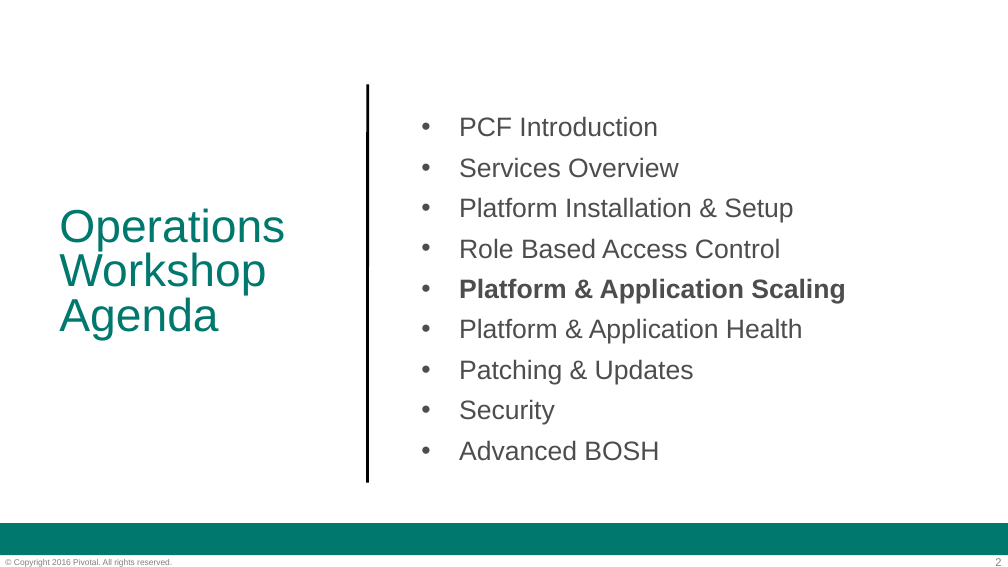
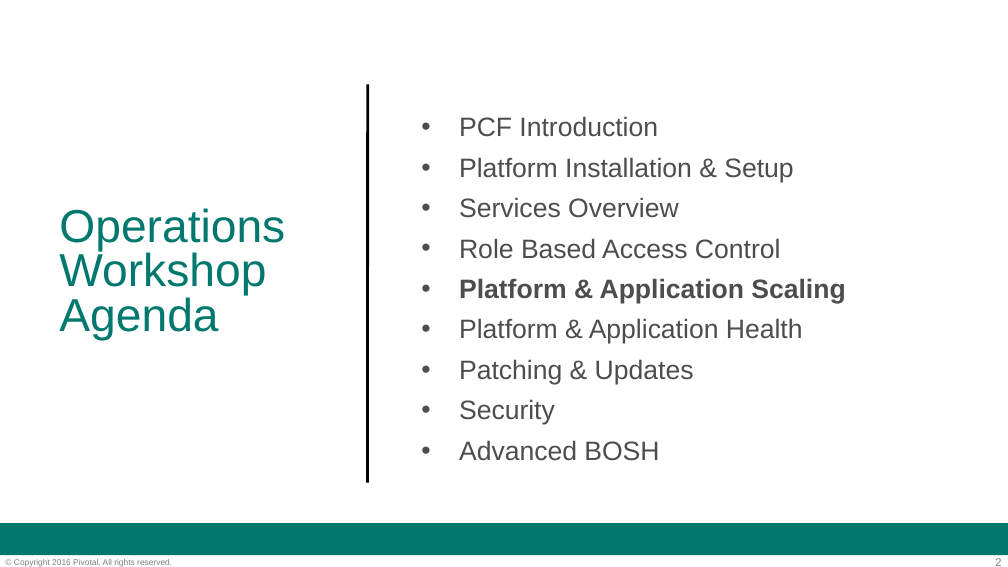
Before and after one commit to phopper-pivotal/PCF-Workshop, a slide deck: slide 2 of PCF-Workshop-Operator/slides/05-Ops_Workshop-Platform_and_Application_Scaling.ppt. Drawn at 1008x567 pixels with LibreOffice and Linux fonts; fonts in the diff are those of the drawing; background and template pictures are left out. Boxes give left, top, right and bottom in pixels: in the first picture for what was removed or moved away, otherwise in the second. Text is boxed around its words. In the diff, an @@ line names an element or a change of style, - is before the commit and + after.

```diff
--- a/PCF-Workshop-Operator/slides/05-Ops_Workshop-Platform_and_Application_Scaling.ppt
+++ b/PCF-Workshop-Operator/slides/05-Ops_Workshop-Platform_and_Application_Scaling.ppt
@@ text at (459,157,793,182): paragraph added @@
+• Platform Installation & Setup
@@ text at (459,197,793,223): paragraph removed @@
-• Platform Installation & Setup
```
Also in this commit, not shown: 5 other slides changed, 2 other files.
